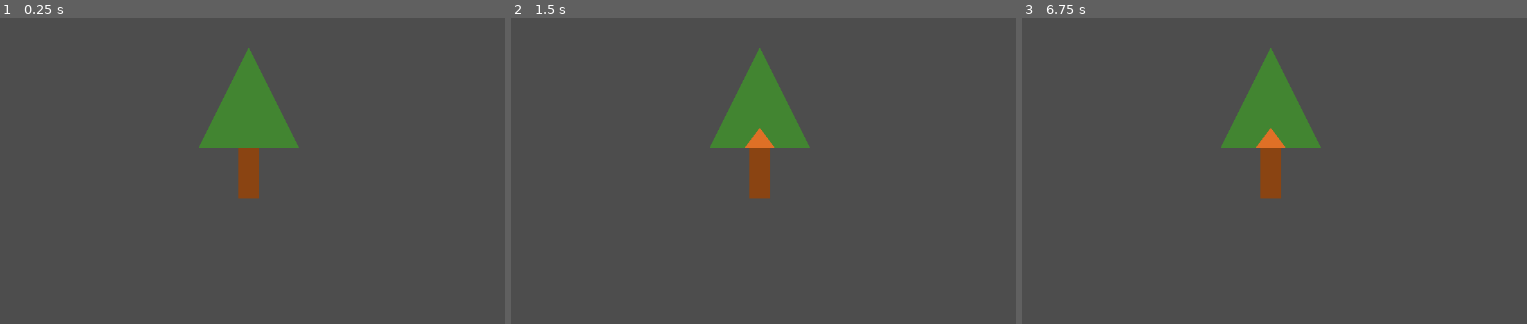
Above: before the commit, frames 1-3 (left to right).
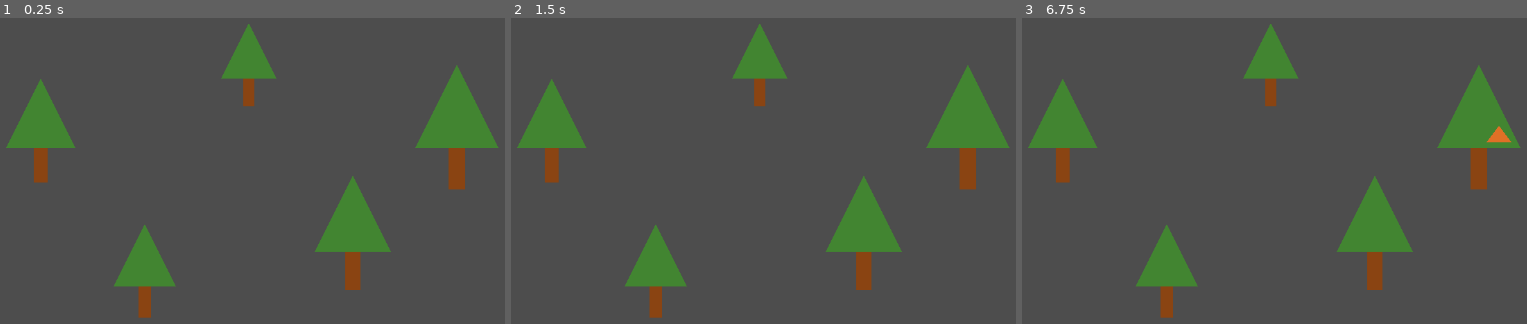
Above: after the commit, the same moments.

Repository: MITOOmjt/Tree
Game: Godot game, scene res://main.tscn
The game is run twice, just before and just after one commit, with the same random seed, the same clock (stepped at 60 frames per second) and the same inputs.
Inputs (mouse positions are in pixels of both pictures, inside the frame that each line leads up to):
- Up to frame 1 (0.25 s): no input
- Up to frame 2 (1.5 s): tap Enter at 0.5 s; move the mouse to (758, 146) at 0.52 s; click (758, 146) at 0.67 s; tap Space at 1.25 s; move the mouse to (652, 186) at 1.27 s; click (652, 186) at 1.42 s
- Up to frame 3 (6.75 s): tap Enter at 2, 3.5 s; move the mouse to (1405, 66) at 2.02 s; click (1405, 66) at 2.17 s; tap Space at 2.75, 4.25 s; move the mouse to (1284, 253) at 2.77 s; click (1284, 253) at 2.92 s; move the mouse to (outside the picture) at 3.52 s; click (outside the picture) at 3.67 s; move the mouse to (1082, 97) at 4.27 s; click (1082, 97) at 4.42 s; move the mouse to (1365, 164) at 5.02 s; click (1365, 164) at 5.17 s; move the mouse to (1203, 51) at 5.77 s; click (1203, 51) at 5.92 s; move the mouse to (1501, 143) at 6.52 s; click (1501, 143) at 6.67 s

The runs differ from the first frame. In frame 1, 13% of the frame differs, in the area x 1-99%, y 1-99%; in frame 2, 13%; in frame 3, 13%.

Commit message:
添加5棵树到主场景并调整树的基础大小

Diff:
--- a/main.tscn
+++ b/main.tscn
@@ -4,6 +4,22 @@
 
 [node name="Main" type="Node2D"]
 
-[node name="Tree" parent="." instance=ExtResource("1_tree")]
-position = Vector2(500, 300)
-scale = Vector2(1.45165, 1.45165)
+[node name="Tree1" parent="." instance=ExtResource("1_tree")]
+position = Vector2(200, 300)
+scale = Vector2(1, 1)
+
+[node name="Tree2" parent="." instance=ExtResource("1_tree")]
+position = Vector2(500, 200)
+scale = Vector2(0.8, 0.8)
+
+[node name="Tree3" parent="." instance=ExtResource("1_tree")]
+position = Vector2(800, 300)
+scale = Vector2(1.2, 1.2)
+
+[node name="Tree4" parent="." instance=ExtResource("1_tree")]
+position = Vector2(350, 500)
+scale = Vector2(0.9, 0.9)
+
+[node name="Tree5" parent="." instance=ExtResource("1_tree")]
+position = Vector2(650, 450)
+scale = Vector2(1.1, 1.1)
--- a/tree.tscn
+++ b/tree.tscn
@@ -6,7 +6,7 @@
 points = PackedVector2Array(-50, 0, 50, 0, 0, -100)
 
 [node name="Tree" type="Node2D"]
-scale = Vector2(10.96, 10.96)
+scale = Vector2(1, 1)
 script = ExtResource("1_script")
 
 [node name="TreeShape" type="Area2D" parent="."]
